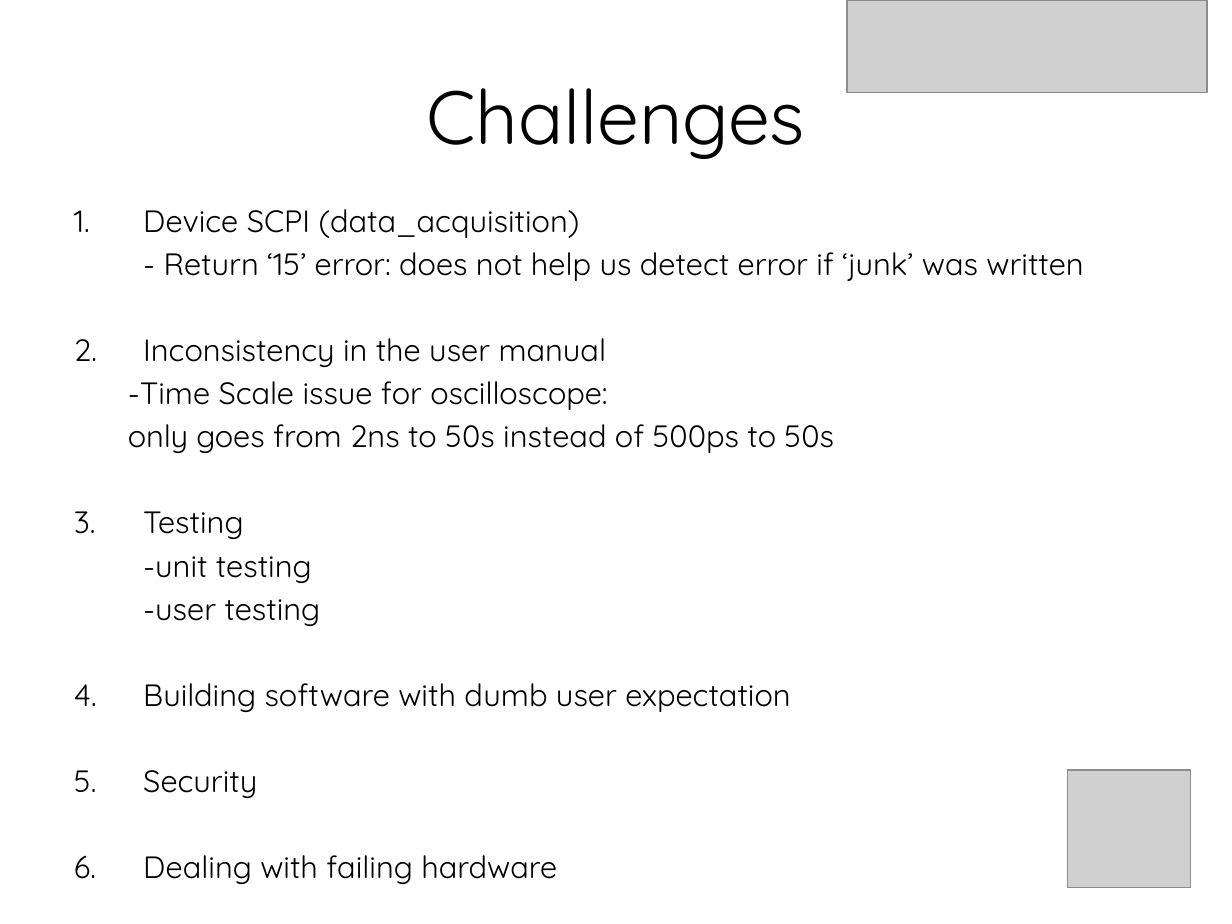
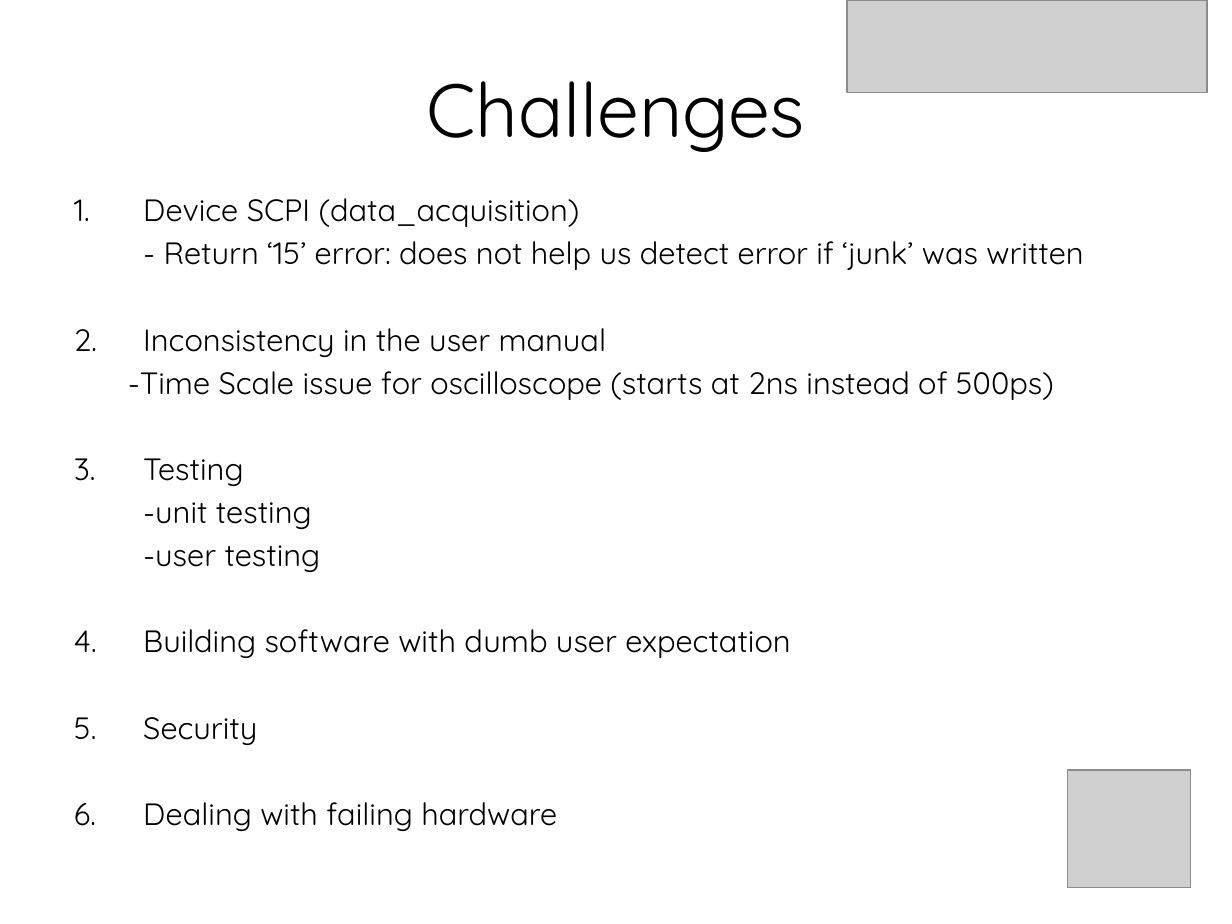
Before and after one commit to doctoboggan/DeathRay, a slide deck: slide 20 of manuals/desReview.pptx. Drawn at 1232x924 pixels with LibreOffice and Linux fonts; fonts in the diff are those of the drawing; grey boxes stand for pictures. Boxes give left, top, right and bottom in pixels: in the first picture for what was removed or moved away, otherwise in the second. Text is boxed around its words. In the diff, an @@ line names an element or a change of style, - is before the commit and + after.

```diff
--- a/manuals/desReview.pptx
+++ b/manuals/desReview.pptx
@@ title "Challenges": place and size @@
-title "Challenges" at [426,88,805,159]
+title "Challenges" at [426,81,805,152]
@@ text "Device SCPI (data_acquisition)": place and size @@
-text "Device SCPI (data_acquisition)" at [128,209,1083,884]
+text "Device SCPI (data_acquisition)" at [128,198,1083,831]
@@ text at [128,371,1054,400]: text changed @@
-  -Time Scale issue for oscilloscope:
-  only goes from 2ns to 50s instead of 500ps to 50s
+  -Time Scale issue for oscilloscope (starts at 2ns instead of 500ps)
```
Also in this commit, not shown: 3 other slides changed, 1 slide added, 1 slide removed.
